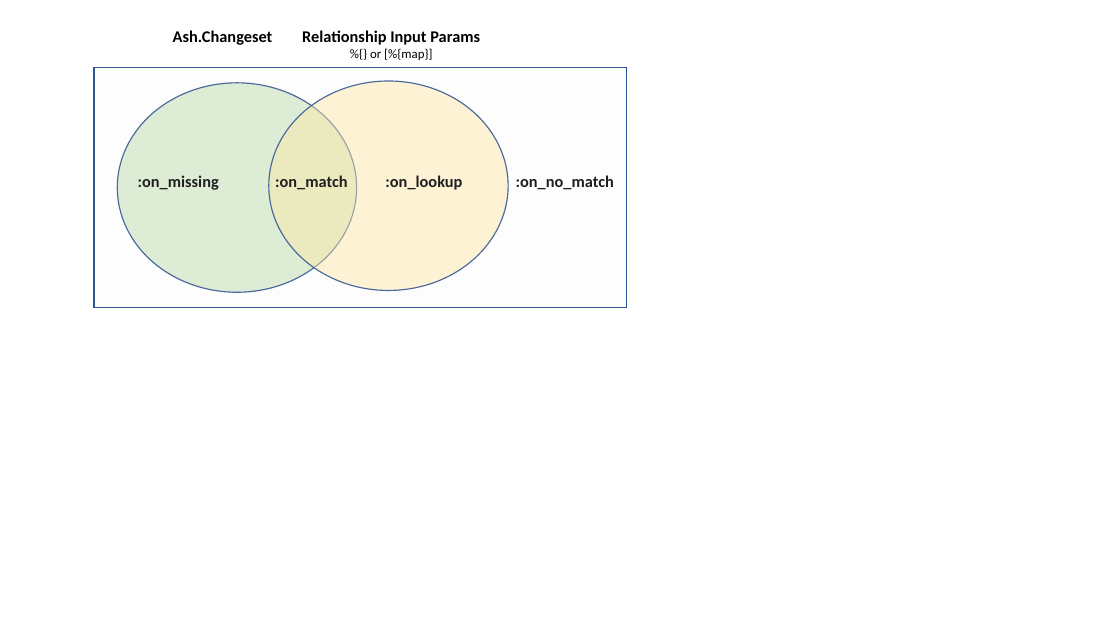
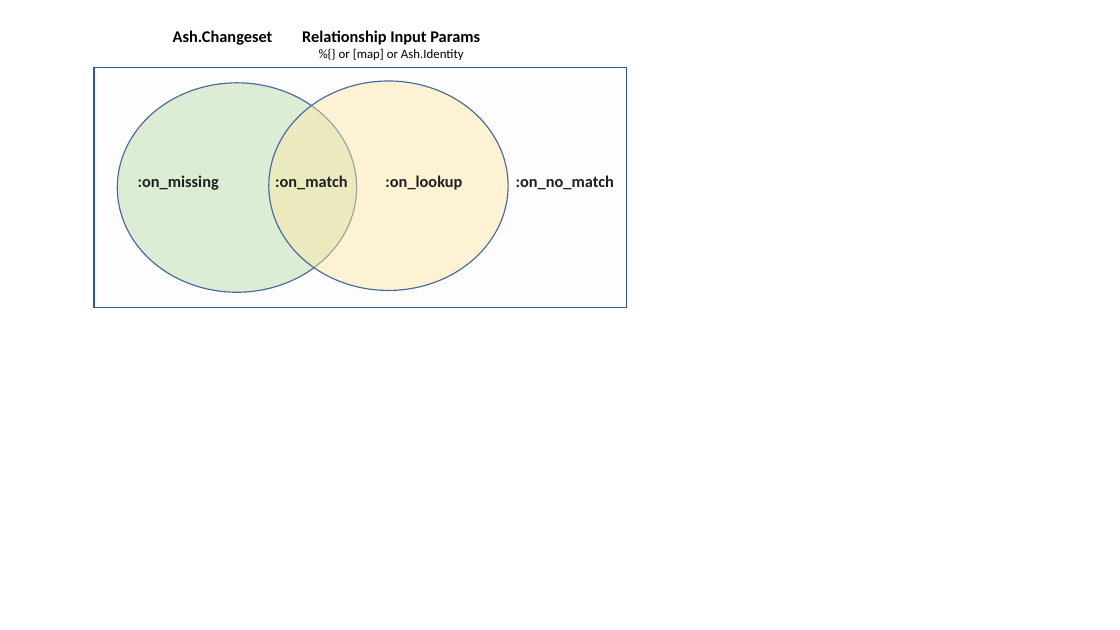
Before and after one commit to mrjbj/form_validator, a slide deck: slide 1 of notebook/Manage_Relationship.pptx. Drawn at 1120x630 pixels with LibreOffice and Linux fonts; fonts in the diff are those of the drawing. Boxes give left, top, right and bottom in pixels: in the first picture for what was removed or moved away, otherwise in the second. Text is boxed around its words. In the diff, an @@ line names an element or a change of style, - is before the commit and + after.

```diff
--- a/notebook/Manage_Relationship.pptx
+++ b/notebook/Manage_Relationship.pptx
@@ text at (339,48,464,60): text changed @@
-%{} or [%{map}]
+%{} or [map] or Ash.Identity
```
Also in this commit, not shown: 3 other files.
